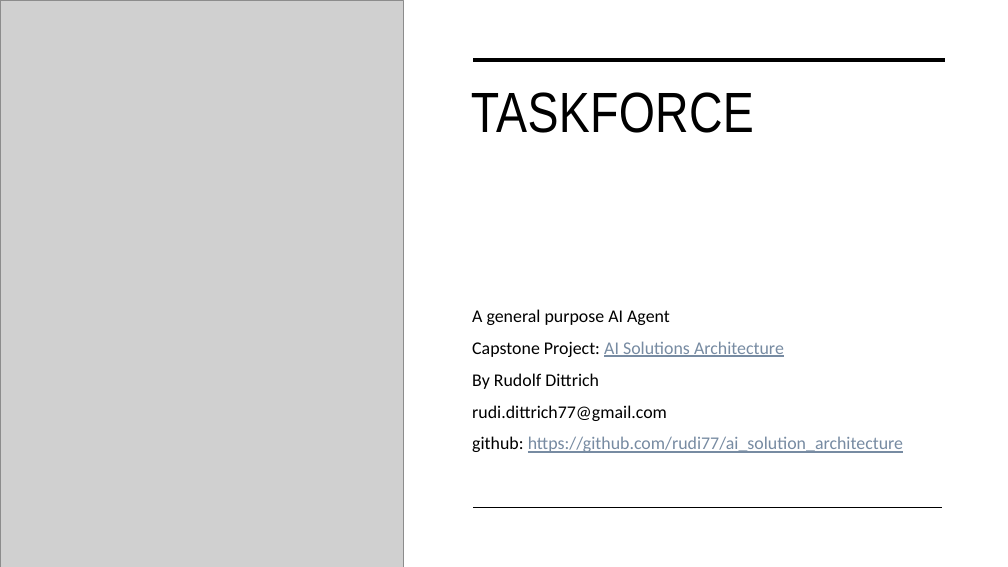
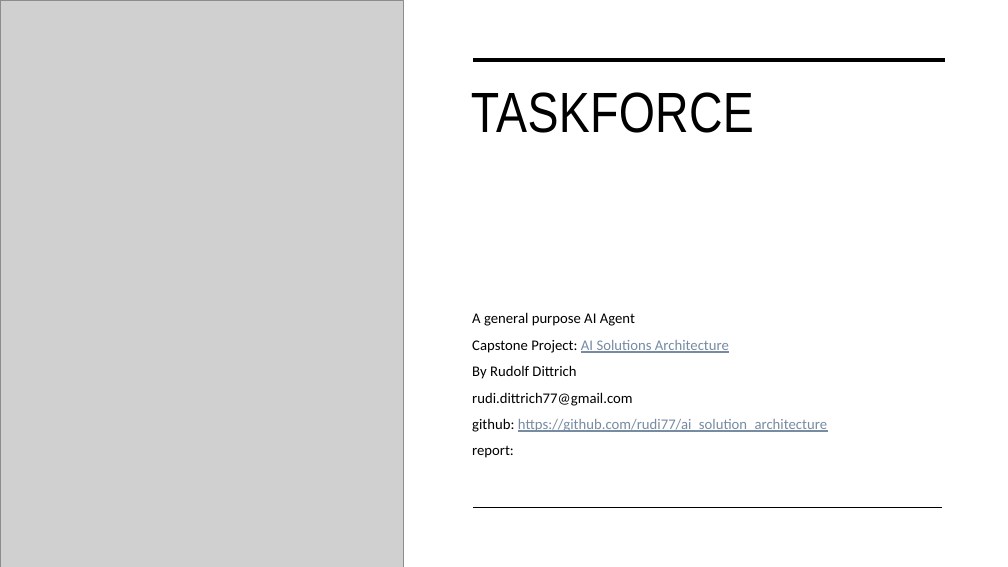
Before and after one commit to rudi77/ai_solution_architecture, a slide deck: slide 1 of capstone/documents/TaskForce.pptx. Drawn at 1008x567 pixels with LibreOffice and Linux fonts; fonts in the diff are those of the drawing; grey boxes stand for pictures. Boxes give left, top, right and bottom in pixels: in the first picture for what was removed or moved away, otherwise in the second. Text is boxed around its words. In the diff, an @@ line names an element or a change of style, - is before the commit and + after.

Commit message:
Revise technical report for clarity and depth
- Expanded the technical report to provide a comprehensive overview of the TaskForce agent framework, detailing its architecture, components, and execution flow.
- Enhanced the introduction and motivation sections to clarify the project's goals and personal motivations behind building the framework.
- Introduced a structured problem statement outlining the limitations of existing agent frameworks and how TaskForce addresses these issues.
- Added detailed descriptions of core components, including the Agent Orchestrator, TodoList Manager, and Tool System, emphasizing their roles and functionalities.
- Included sections on strengths, limitations, learning outcomes, and future development paths to provide a holistic view of the framework's current state and potential evolution.

```diff
--- a/capstone/documents/TaskForce.pptx
+++ b/capstone/documents/TaskForce.pptx
@@ subtitle at (472,312,827,432): size 17 to 14 pt; line spacing 1 to 0.9 @@
@@ subtitle at (472,445,514,458): paragraph added @@
+report:
```
Also in this commit, not shown: 2 other files.
